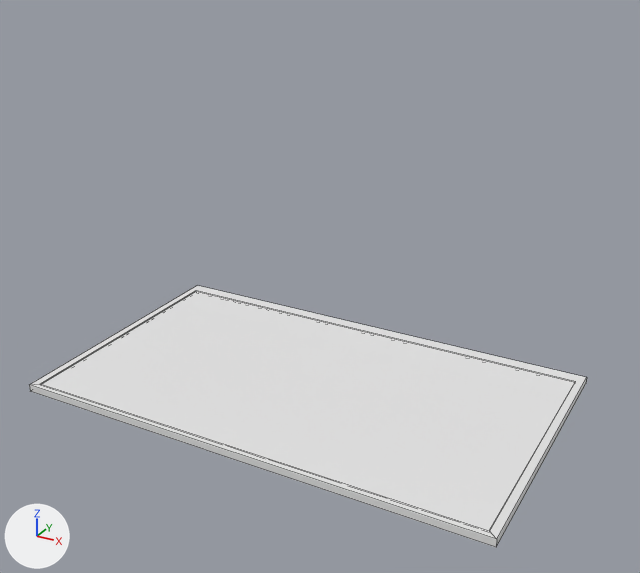
An edit to the FBX model GMTK-2025/Assets/Models/screen.fbx, drawn before and after from the same camera.
One viewpoint serves both versions: a 50 mm camera at (1.32, -2.31, 1.54) aimed at (0.06, -0.03, 0.4). Arrows for +X, +Y and +Z are at lower left; the lights stay in place. Mesh edges are drawn as thin lines. Where no turn or scale is listed for an object, it has been applied to the vertices.
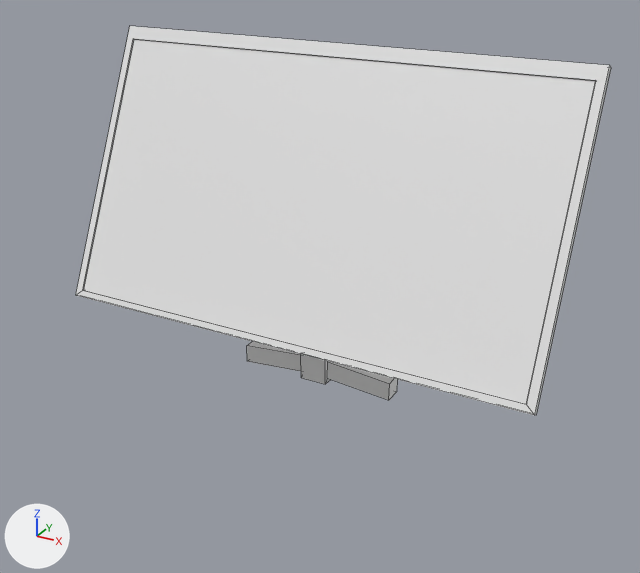
Pixel boxes [x1, y1, x2, y2] of what changed, in the pictures (640 x 573 px):
```json
{"object": "Cube", "change": "moved, turned", "before": [29, 285, 587, 547], "after": [76, 26, 611, 415]}
{"object": "Cube.001", "change": "added", "after": [247, 341, 397, 400]}
```

Scene script edits in JSON lines:
```json
{"block": "me_cube_001", "where": "me_cube_001.from_pydata(...)  # 24 vertices, 18 faces; spans x -83.0..83.0, y -1.0..1.0, z -49.0..47.0"}
{"block": "me_cube_001", "where": "# used by ob_cube; location = (0.0, 0.0, 0.0); rotation_euler = (1.571, 0.0, 0.0), in degrees (90, 0, 0); scale = (0.01, 0.01, 0.01)"}
{"block": "me_cube_001", "change": "me_cube_001 part 1: the whole mesh is moved by (0.0, 12.0, 3.0)"}
{"op": "add", "block": "me_cube", "code": ["me_cube = bpy.data.meshes.new('Cube')", "me_cube.from_pydata(...)  # 32 vertices, 30 faces; spans x -0.281..0.281, y -0.048..0.048, z -0.002..0.672", "me_cube.materials.append(mat_material_001)  # white #e7e7e7"]}
{"op": "set", "path": "ob_cube.location", "old": "(0.0, 0.0, 0.0)", "new": "(0.0, 0.125, 0.645)"}
{"op": "set", "path": "ob_cube.rotation_euler", "old": "(1.571, 0.0, 0.0)", "new": "(2.705, 0.0, 0.0)", "note": "degrees (90, 0, 0) -> degrees (155, 0, 0)"}
{"op": "add", "block": "ob_cube_001", "code": ["ob_cube_001 = bpy.data.objects.new('Cube.001', me_cube)", "ob_cube_001.location = (0.0, 0.079, 0.0)"]}
```
